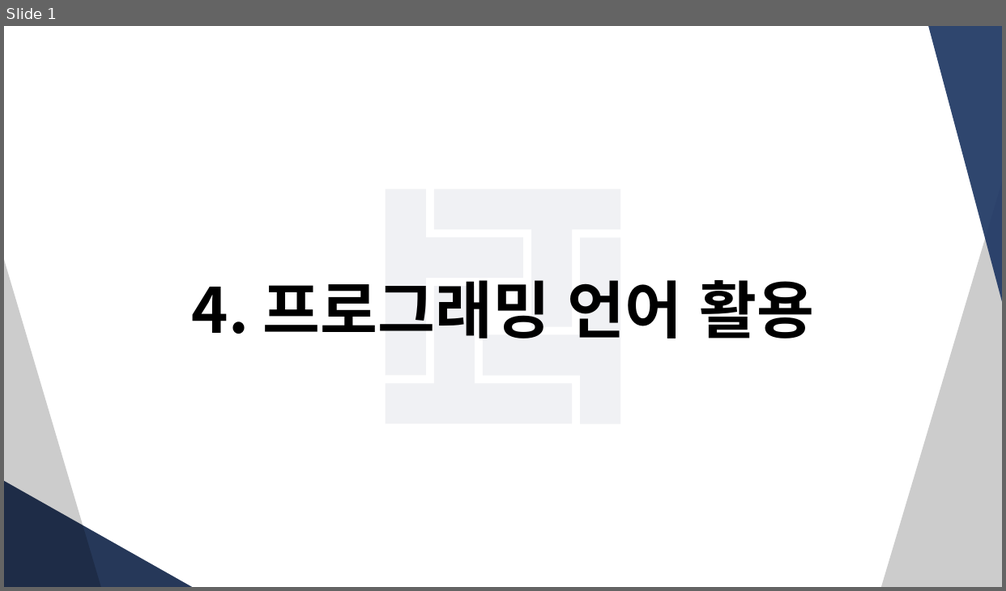
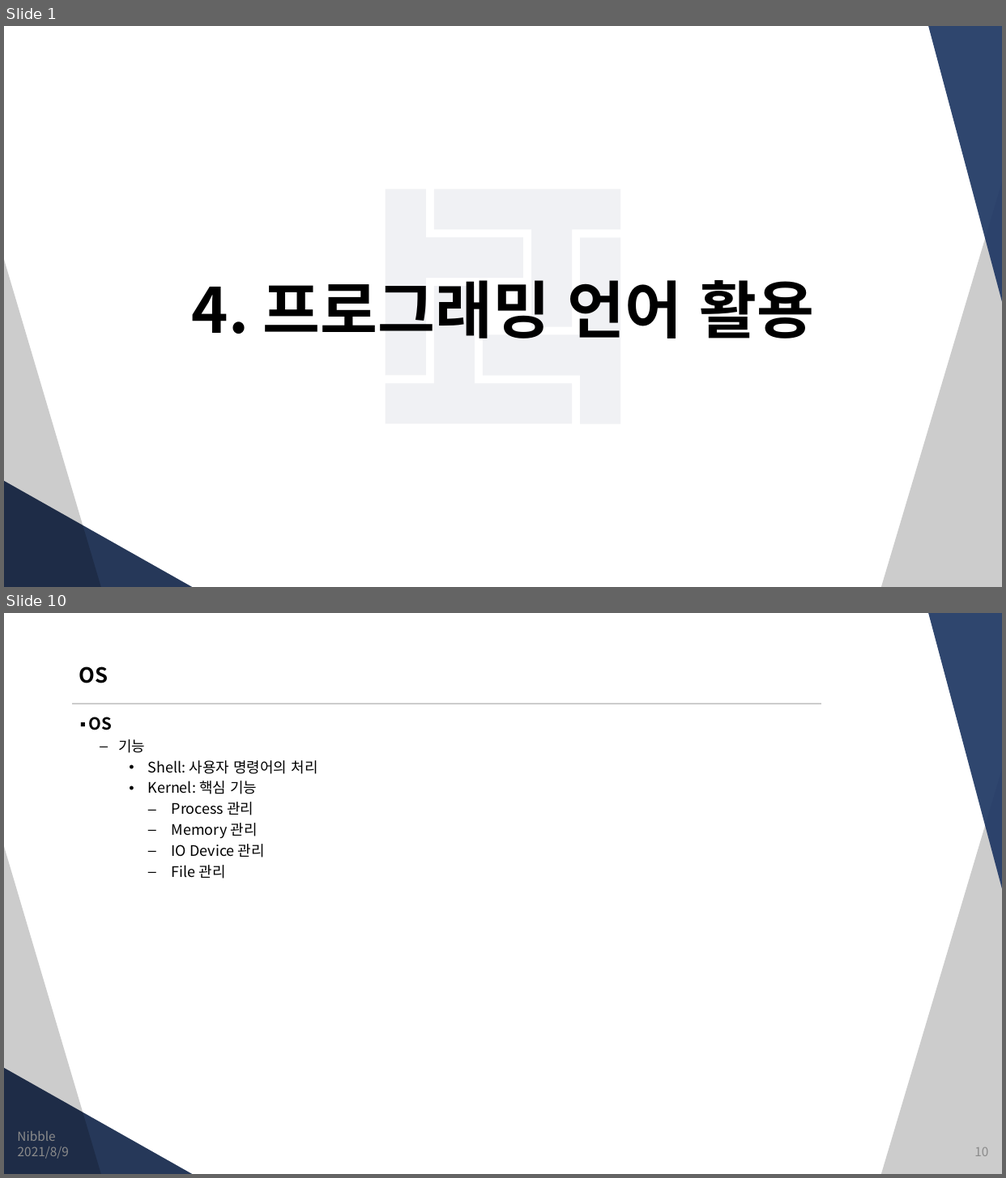
Before and after one commit to JungSangHyeon/2021-TIL, a slide deck: 정보처리기사/4. 프로그래밍 언어 활용.pptx. Shown one above the other, each under a label of ours: slide 1 before the commit, slides 1 and 10 after it; the slides between them are not shown. The pictures are 1006x591 and 1006x1178 pixels, drawn with LibreOffice and Linux fonts; fonts in the diff are those of the drawing. Boxes give left, top, right and bottom in pixels: in the first picture for what was removed or moved away, otherwise in the second. Text is boxed around its words. In the diff, an @@ line names an element or a change of style, - is before the commit and + after.

```diff
--- a/정보처리기사/4. 프로그래밍 언어 활용.pptx
+++ b/정보처리기사/4. 프로그래밍 언어 활용.pptx
@@ slide 10 added at box(4, 613, 1002, 1174), background #FFFFFF; not listed: 4 template elements that a slide beside it also shows @@
@@ title added at box(79, 666, 108, 683), 20 pt, text #000000, bold @@
+OS
@@ line added from (72, 704) to (821, 704), #CCCCCC 1.5 pt @@
@@ text added at box(89, 717, 317, 879), 14 pt, text #000000 @@
+▪ OS
+  – 기능
+    • Shell: 사용자 명령어의 처리
+    • Kernel: 핵심 기능
+      – Process 관리
+      – Memory 관리
+      – IO Device 관리
+      – File 관리
@@ text added at box(17, 1131, 55, 1141), 12 pt, text #8C8C8C @@
+Nibble
@@ text added at box(18, 1147, 69, 1159), 12 pt, text #8C8C8C @@
+2021/8/9
@@ page number added at box(974, 1148, 988, 1157), 12 pt, text #8C8C8C @@
+10
```
Also in this commit, not shown: 8 slides changed, 5 other slides added.
